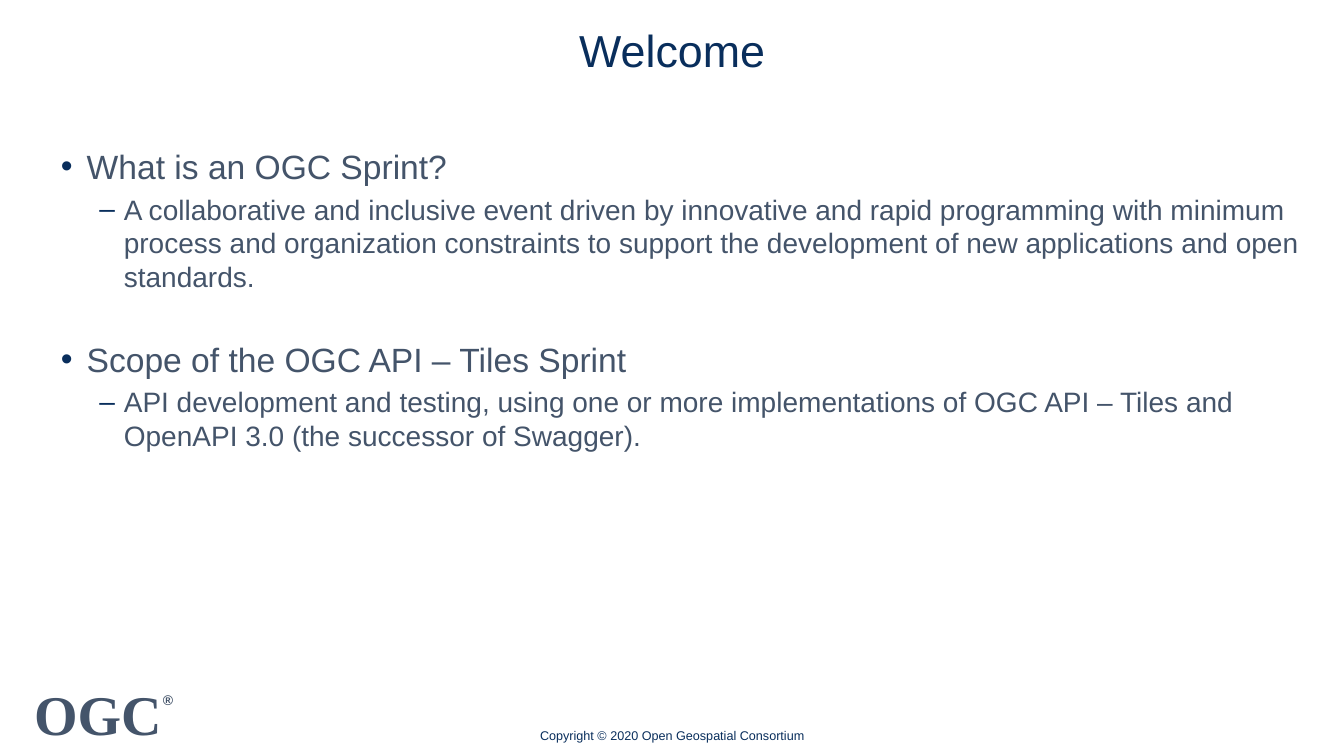
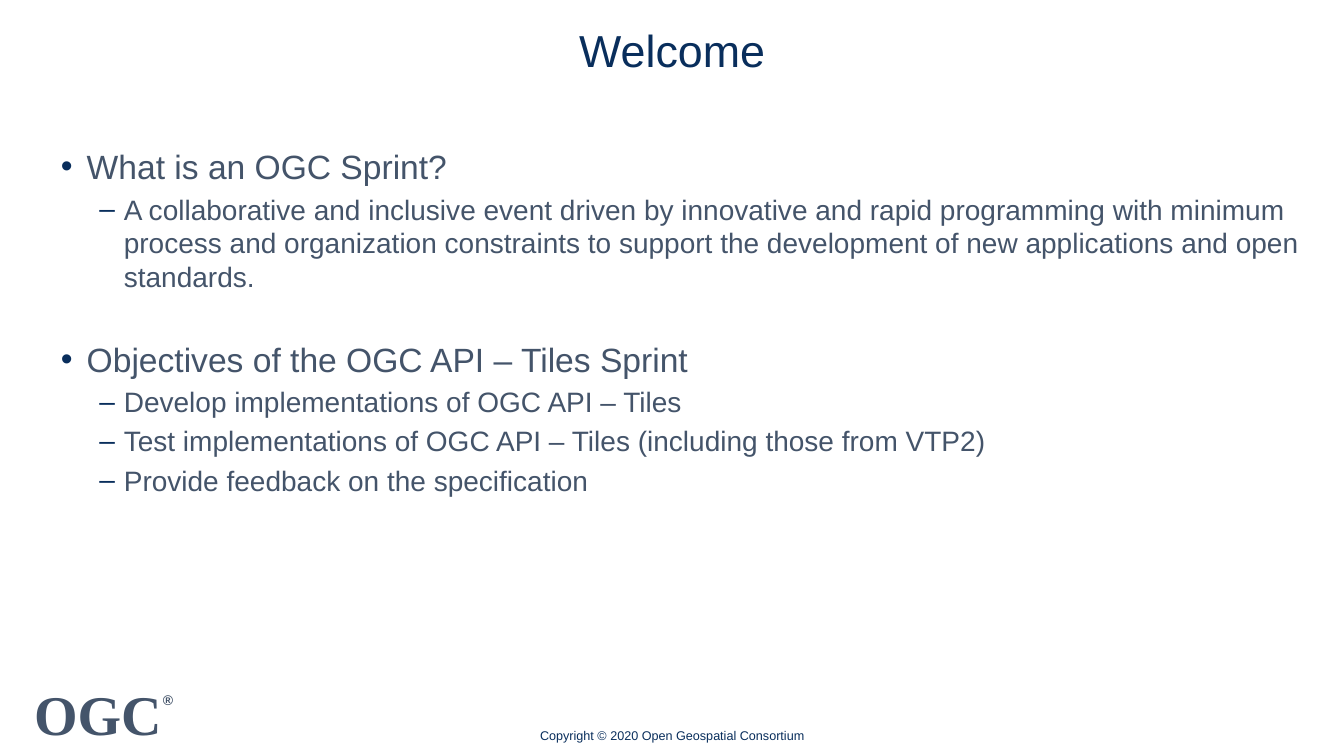
Before and after one commit to opengeospatial/OGC-OS-Sprint-04-2020, a slide deck: slide 2 of Presentations/20200423 OGC API Tiles Sprint Day 1.pptx. Drawn at 1344x756 pixels with LibreOffice and Linux fonts; fonts in the diff are those of the drawing; background and template pictures are left out. Boxes give left, top, right and bottom in pixels: in the first picture for what was removed or moved away, otherwise in the second. Text is boxed around its words. In the diff, an @@ line names an element or a change of style, - is before the commit and + after.

Commit message:
Revised background slides

```diff
--- a/Presentations/20200423 OGC API Tiles Sprint Day 1.pptx
+++ b/Presentations/20200423 OGC API Tiles Sprint Day 1.pptx
@@ text at box(87, 347, 985, 496): text changed @@
-• Scope of the OGC API – Tiles Sprint
-  – API development and testing, using one or more implementations of OGC API – Tiles and OpenAPI 3.0 (the successor of Swagger).
+• Objectives of the OGC API – Tiles Sprint
+  – Develop implementations of OGC API – Tiles
+  – Test implementations of OGC API – Tiles (including those from VTP2)
+  – Provide feedback on the specification
```
Also in this commit, not shown: 1 other file.
